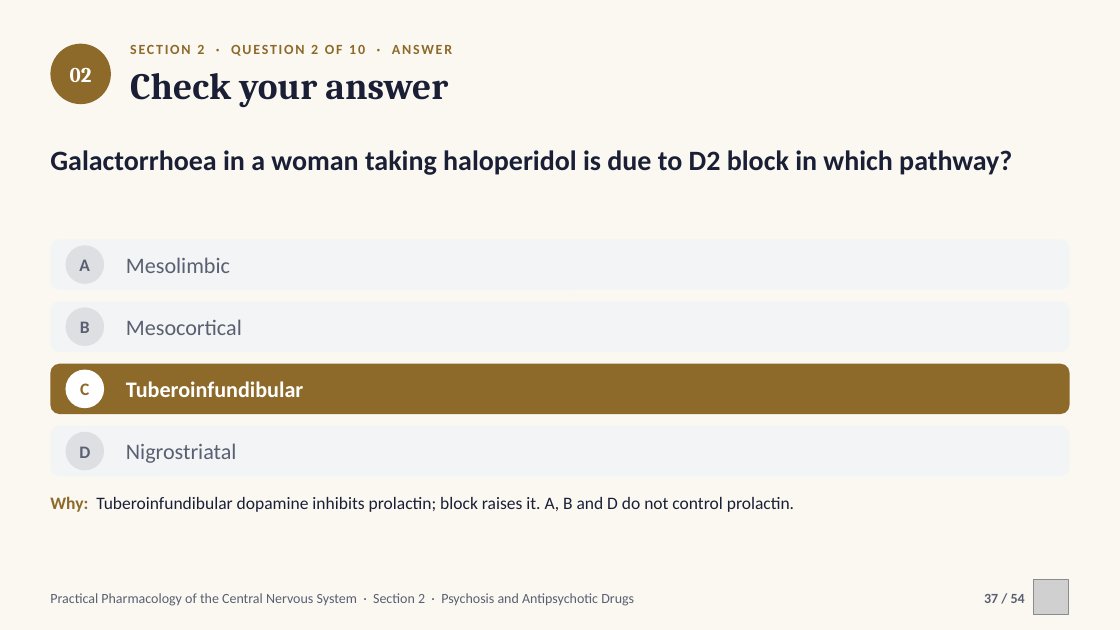
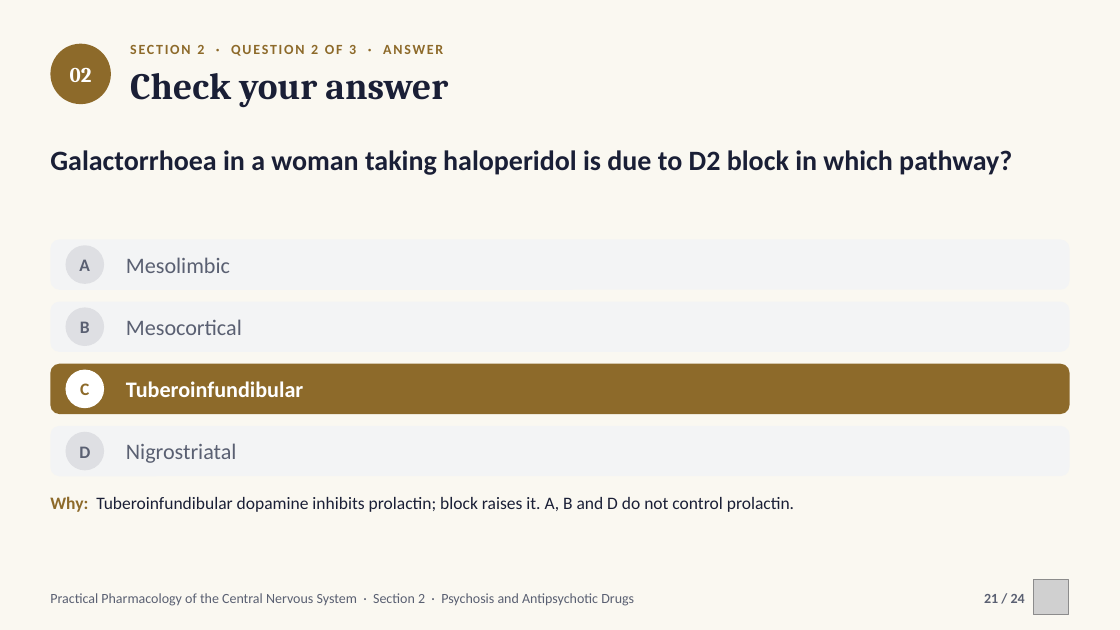
Before and after one commit to drrefaat18-ops/yasser, a slide deck: slide 21 of projects/cns-pharmacology-practical/slides/ch02-psychosis.pptx (slide 37 before the commit). Drawn at 1120x630 pixels with LibreOffice and Linux fonts; fonts in the diff are those of the drawing; grey boxes stand for pictures. Boxes give left, top, right and bottom in pixels: in the first picture for what was removed or moved away, otherwise in the second. Text is boxed around its words. In the diff, an @@ line names an element or a change of style, - is before the commit and + after.

```diff
--- a/projects/cns-pharmacology-practical/slides/ch02-psychosis.pptx
+++ b/projects/cns-pharmacology-practical/slides/ch02-psychosis.pptx
@@ text at box(130, 45, 443, 56): text changed @@
-SECTION 2 · QUESTION 2 OF 10 · ANSWER
+SECTION 2 · QUESTION 2 OF 3 · ANSWER
@@ text at box(984, 594, 1025, 603): text changed @@
-37 / 54
+21 / 24
```
Also in this commit, not shown: 22 other slides changed, 30 slides removed, 15 other files.
